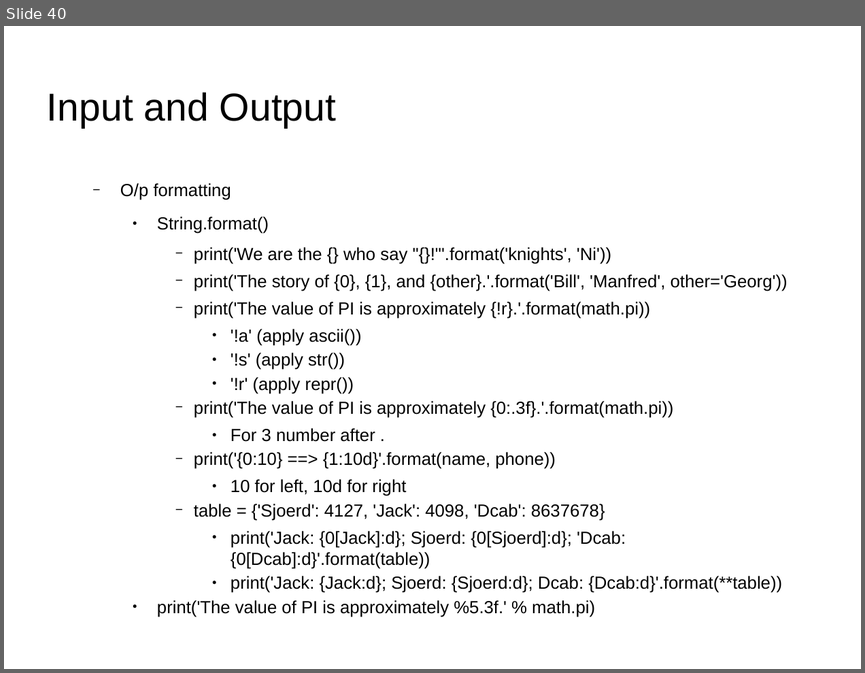
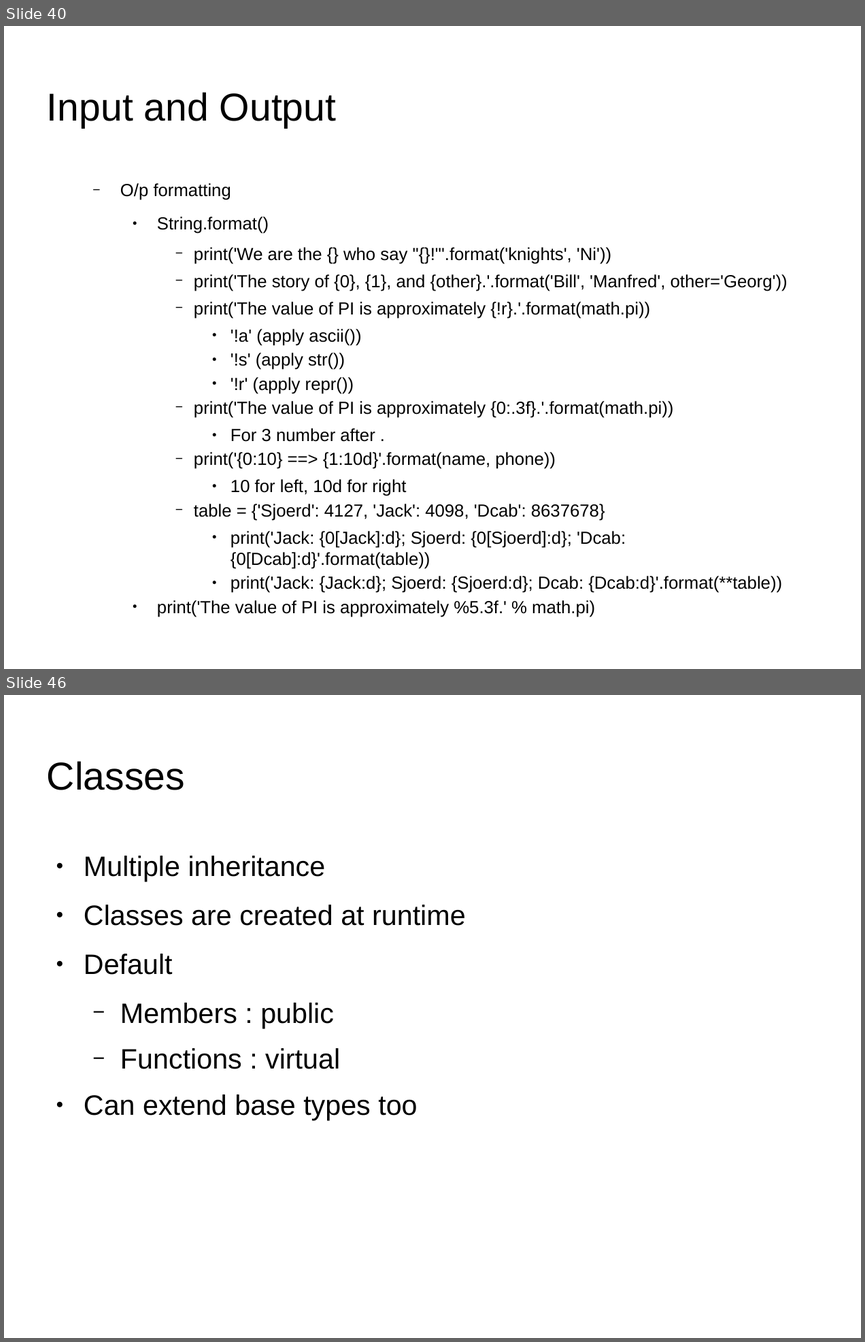
Before and after one commit to shikha-desai/Internship_PreWork, a slide deck: Python/Python_Notes.odp. Shown one above the other, each under a label of ours: slide 40 before the commit, slides 40 and 46 after it; the slides between them are not shown. The pictures are 865x673 and 865x1342 pixels, drawn with LibreOffice and Linux fonts; fonts in the diff are those of the drawing; background and template pictures are left out. Boxes give left, top, right and bottom in pixels: in the first picture for what was removed or moved away, otherwise in the second. Text is boxed around its words. In the diff, an @@ line names an element or a change of style, - is before the commit and + after.

```diff
--- a/Python/Python_Notes.odp
+++ b/Python/Python_Notes.odp
@@ slide 46 added at (4,695,861,1338), background picture (left out) @@
@@ title added at (47,761,185,790), 36 pt, text #000000 @@
+Classes
@@ text added at (84,855,466,1120), 26 pt, text #000000 @@
+● Multiple inheritance
+● Classes are created at runtime
+● Default
+  − Members : public
+  − Functions : virtual
+● Can extend base types too
```
Also in this commit, not shown: 14 other slides added, 2 other files.
